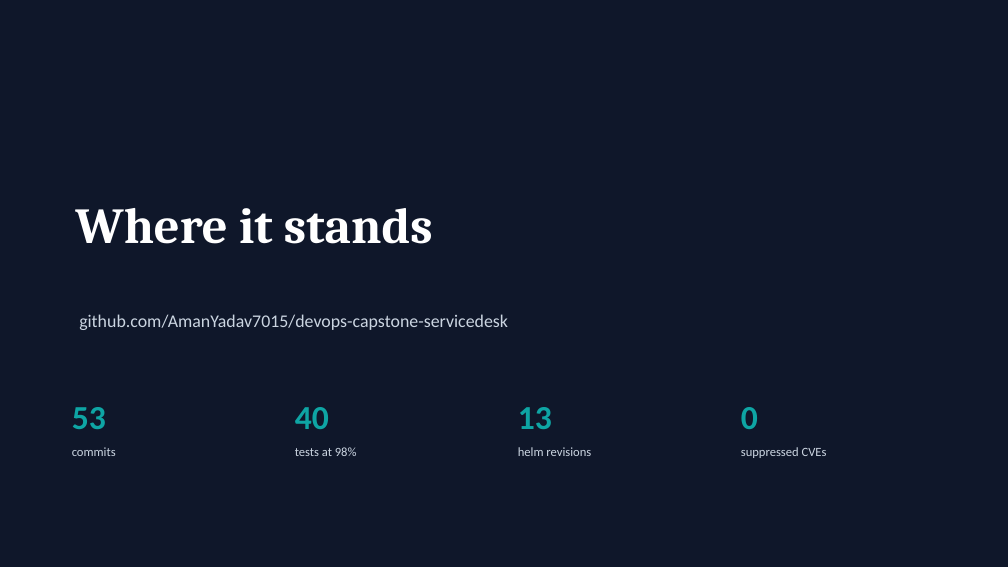
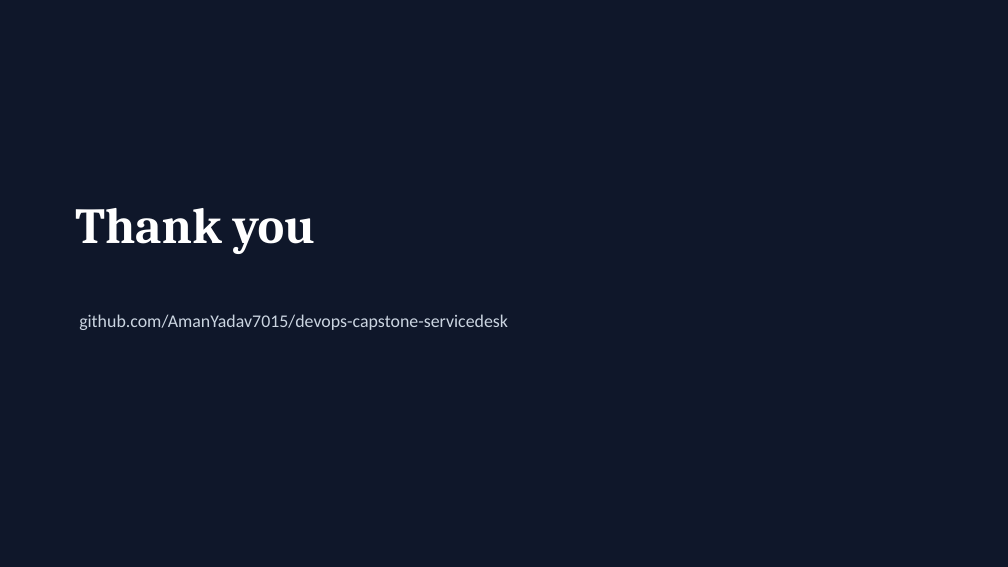
Before and after one commit to AmanYadav7015/devops-capstone-servicedesk, a slide deck: slide 22 of docs/deck/servicedesk-capstone.pptx. Drawn at 1008x567 pixels with LibreOffice and Linux fonts; fonts in the diff are those of the drawing. Boxes give left, top, right and bottom in pixels: in the first picture for what was removed or moved away, otherwise in the second. Text is boxed around its words. In the diff, an @@ line names an element or a change of style, - is before the commit and + after.

```diff
--- a/docs/deck/servicedesk-capstone.pptx
+++ b/docs/deck/servicedesk-capstone.pptx
@@ title at (75,208,315,254): text changed @@
-Where it stands
+Thank you
@@ text removed at (72,407,106,429) @@
-53
@@ text removed at (295,407,329,429) @@
-40
@@ text removed at (518,407,552,429) @@
-13
@@ text removed at (741,407,758,429) @@
-0
@@ text removed at (72,447,116,456) @@
-commits
@@ text removed at (295,447,357,456) @@
-tests at 98%
@@ text removed at (518,447,591,456) @@
-helm revisions
@@ text removed at (741,447,827,458) @@
-suppressed CVEs
```
Also in this commit, not shown: 2 other slides changed, 2 other files.
